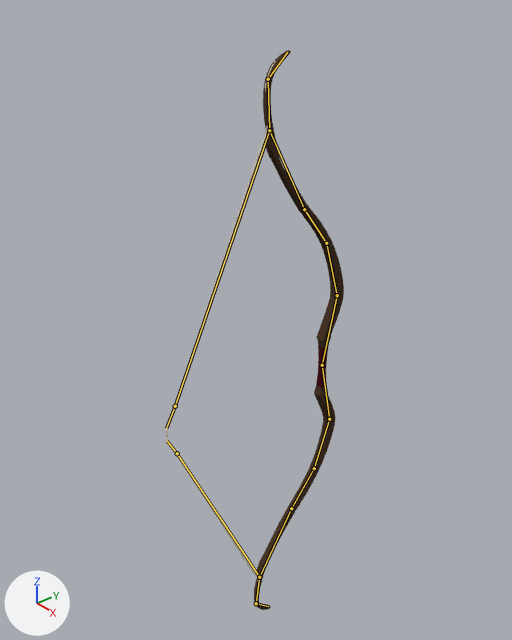
What one commit did to the Blender file Assets/Bows/BasicRecurve.blend.
One viewpoint serves both versions: a 50 mm camera at (1.091, -1.144, 0.994) aimed at (-0.074, -0.164, 0.161). Arrows for +X, +Y and +Z are at lower left; the lights stay in place. Both versions are drawn at frame 1 of the action 'BowRigAction'; the numbers are the values there. The bones that bend it are drawn over the model as lines.

The first picture shows 'Bow'.
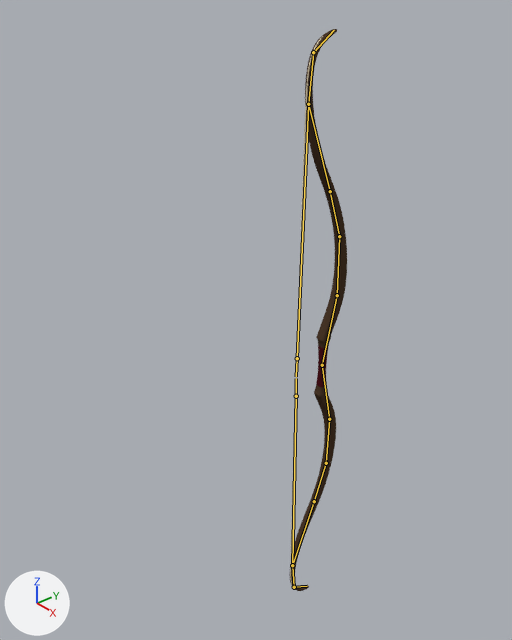
Where the change shows, as pixel boxes [x1, y1, x2, y2] in the pictures (512 x 640 px):
'Bow', posed (68% narrower)
    before: [166, 50, 344, 610]
    after: [290, 29, 347, 591]
bone 'Limb1.B', root to tip
    before: (329, 419) to (314, 468)
    after: (329, 419) to (326, 463)
bone 'Limb2.B', root to tip
    before: (314, 468) to (291, 508)
    after: (326, 463) to (314, 501)
bone 'Limb3.B', root to tip
    before: (291, 508) to (259, 577)
    after: (314, 501) to (292, 565)
bone 'String1.B', root to tip
    before: (259, 577) to (177, 453)
    after: (292, 565) to (296, 396)
bone 'Limb1.T', root to tip
    before: (337, 295) to (326, 243)
    after: (337, 295) to (339, 236)
bone 'Limb2.T', root to tip
    before: (326, 243) to (304, 209)
    after: (339, 236) to (330, 191)
bone 'Limb3.T', root to tip
    before: (304, 209) to (269, 130)
    after: (330, 191) to (308, 104)
bone 'String1.T', root to tip
    before: (269, 130) to (175, 406)
    after: (308, 104) to (297, 358)

The change in detail:
Bone 'Limb1.B' (bone_limb1_b) turns from (19, 0, -1) to (0, 0, 0) degrees about its own x, y and z.
Bone 'Limb2.B' (bone_limb2_b) turns from (-4, 0, 0) to (0, 0, 0) degrees about its own x, y and z.
Bone 'Limb3.B' (bone_limb3_b) turns from (10, 0, 0) to (0, 0, 0) degrees about its own x, y and z.
Bone 'String1.B' (bone_string1_b) turns from (34, 0, 0) to (0, 0, 0) degrees about its own x, y and z.
Bone 'Limb1.T' (bone_limb1_t) turns from (-16, 0, 0) to (0, 0, 0) degrees about its own x, y and z.
Bone 'Limb2.T' (bone_limb2_t) turns from (3, 0, 0) to (0, 0, 0) degrees about its own x, y and z.
Bone 'Limb3.T' (bone_limb3_t) turns from (-11, 0, 0) to (0, 0, 0) degrees about its own x, y and z.
Bone 'String1.T' (bone_string1_t) turns from (-33, 0, 0) to (0, 0, 0) degrees about its own x, y and z.
